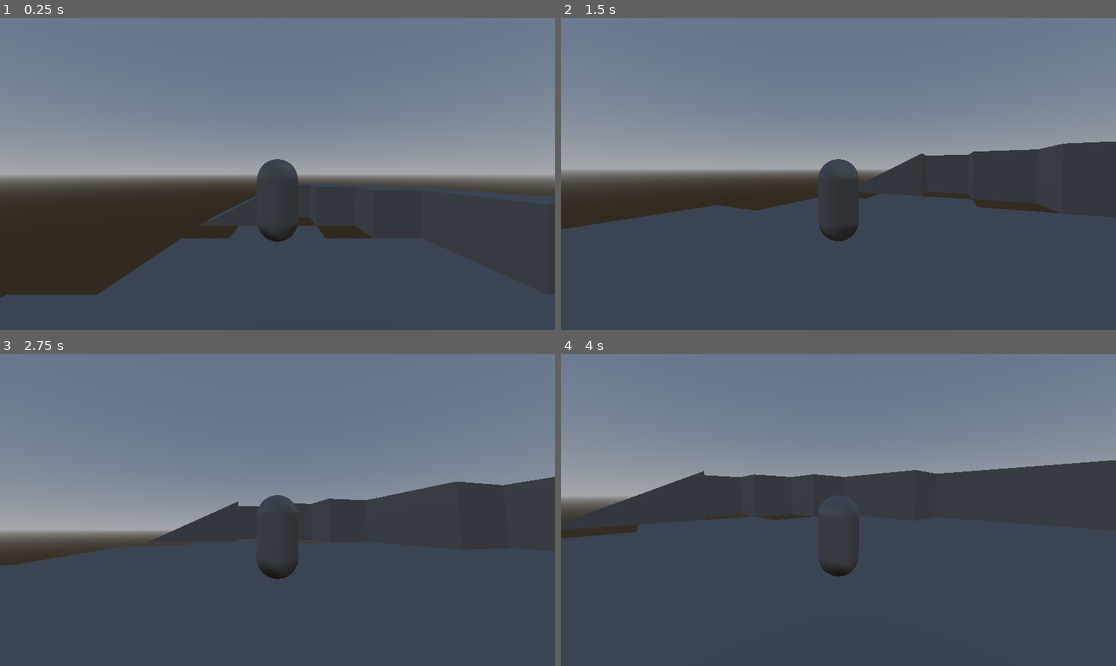
Above: before the commit, frames 1-4 (two rows, left to right).
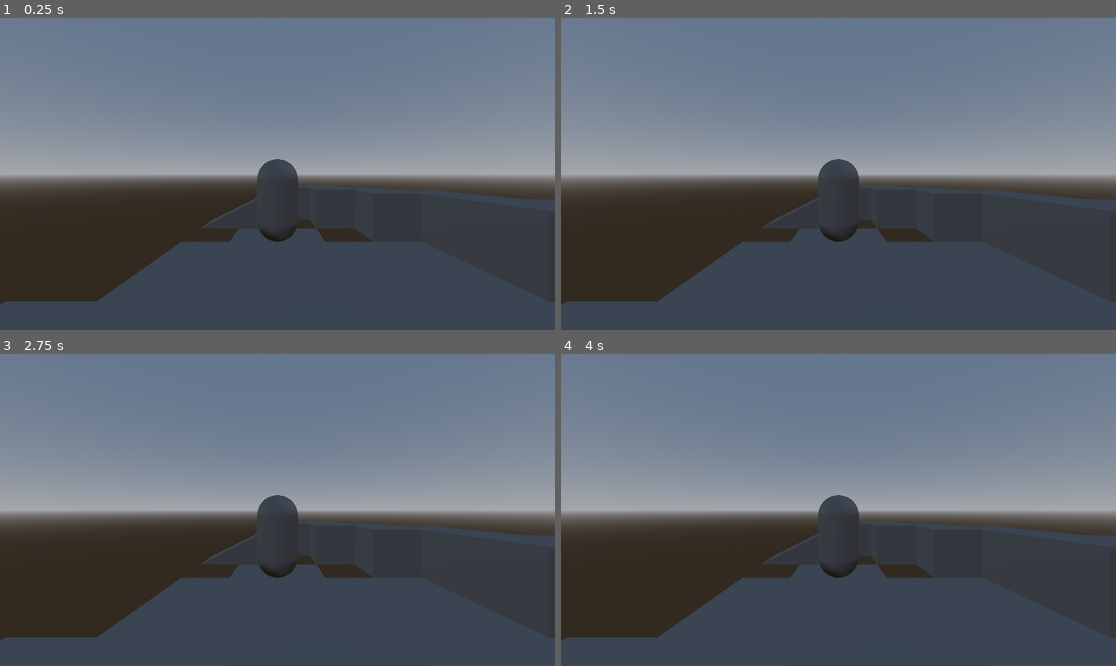
Above: after the commit, the same moments.

Repository: micro-47/Panther-Hacks
Game: Godot game, scene res://Worlds/jerry-test.tscn
Two runs of this game, one before a commit and one after it. Both use one fixed random seed, a clock stepped at 60 frames per second and the inputs below.
Inputs (mouse positions are in pixels of both pictures, inside the frame that each line leads up to):
- Up to frame 1 (0.25 s): no input
- Up to frame 2 (1.5 s): move the mouse to (866, 174) at 0.52 s; tap Enter at 1.25 s; move the mouse to (810, 174) at 1.27 s
- Up to frame 3 (2.75 s): move the mouse to (288, 503) at 2.02 s
- Up to frame 4 (4 s): tap Space at 2.75 s; move the mouse to (832, 516) at 2.77 s; move the mouse to (877, 513) at 3.52 s

The runs differ from the first frame. In frame 1, 1.5% of the frame differs, in the area x 0-100%, y 53-92%; in frame 2, 16%; in frame 3, 18%; in frame 4, 26%, in the area x 0-100%, y 34-92%.

Commit message:
corresponding client moves corresponding player

Diff:
--- a/3d-game/Entities/player.tscn
+++ b/3d-game/Entities/player.tscn
@@ -10,6 +10,12 @@
 @onready var pivot: SpringArm3D = $camera
 @export var sens = 0.5
 
+
+func _enter_tree() -> void:
+	$\"..\".set_multiplayer_authority(int(str($\"..\".name)))
+	print(\"authority: \", int(str($\"..\".name)))
+
+
 func _ready() -> void:
 	if get_window().has_focus():
 		print(Input.mouse_mode)
@@ -17,6 +23,10 @@
 
 
 func _input(event):
+	if !$\"..\".is_multiplayer_authority():
+		# only let the client that corresponds to this player control it
+		return
+
 	if event is InputEventMouseMotion:
 		rotate_y(deg_to_rad(-event.relative.x*sens))
 		pivot.rotate_x(deg_to_rad(-event.relative.y*sens))
@@ -27,6 +37,10 @@
 
 
 func _physics_process(delta: float) -> void:
+	if !$\"..\".is_multiplayer_authority():
+		# only let the client that corresponds to this player control it
+		return
+
 	# Add the gravity.
 	if not is_on_floor():
 		velocity += get_gravity() * delta
--- a/3d-game/Worlds/multiplayer.gd
+++ b/3d-game/Worlds/multiplayer.gd
@@ -35,7 +35,7 @@
 	print("Added: ", id)
 	var player_scene = preload("res://Entities/player.tscn")
 	var player = player_scene.instantiate()
-	player.name = "Player" + str(id)
+	player.name = str(id)
 	# yeah, put this somewhere else
 	$Players.add_child(player)
 
